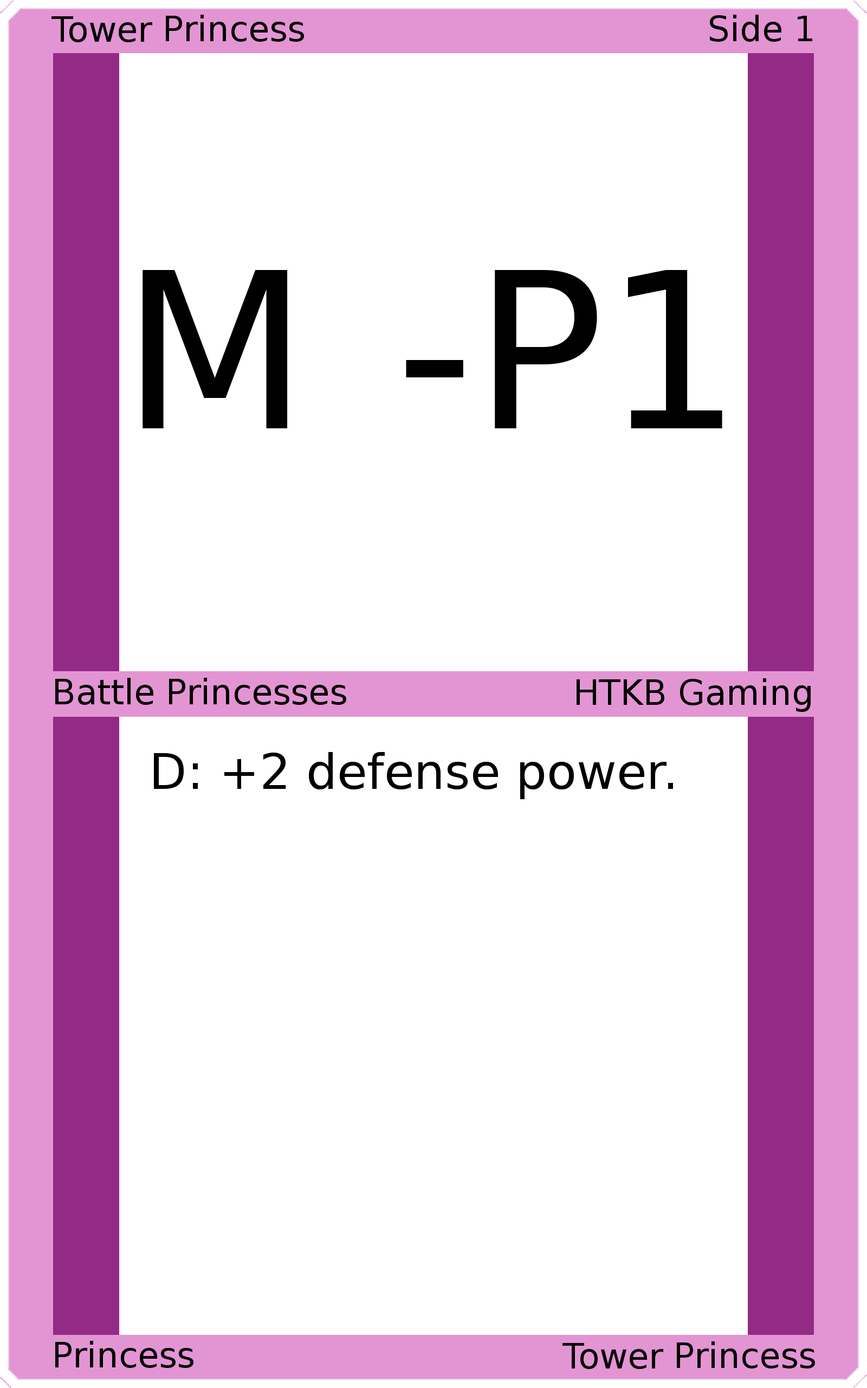
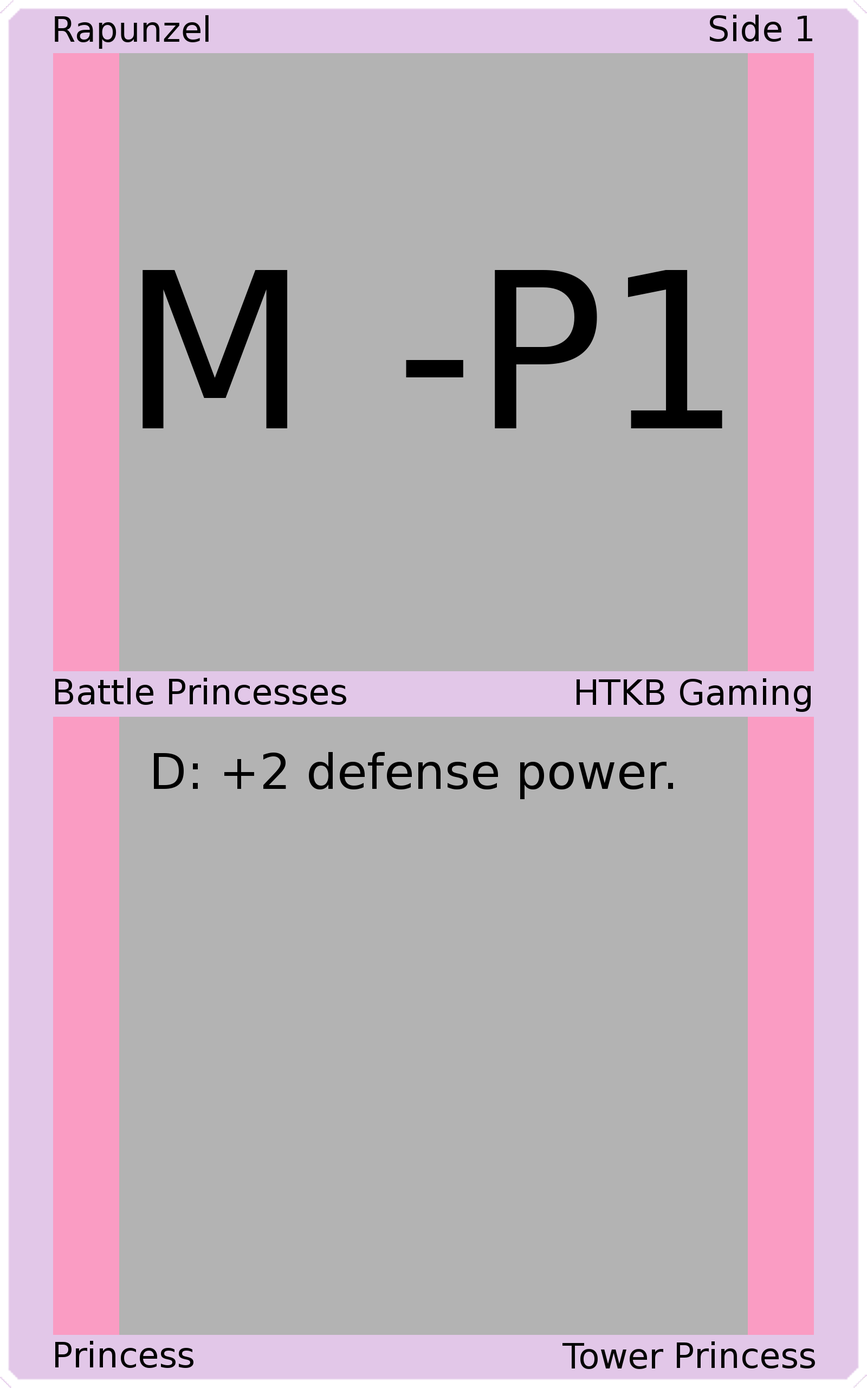
Layered file, before and after one edit (867×1388). Changes by layer:
painted on "Upper Left" over [51, 14, 305, 49]
painted on "Border" over [0, 0, 867, 1388]
painted on "Top Background" over [119, 52, 748, 673]
painted on "Bottom Background" over [119, 715, 748, 1336]
painted on "Background" over [35, 35, 832, 1352]
